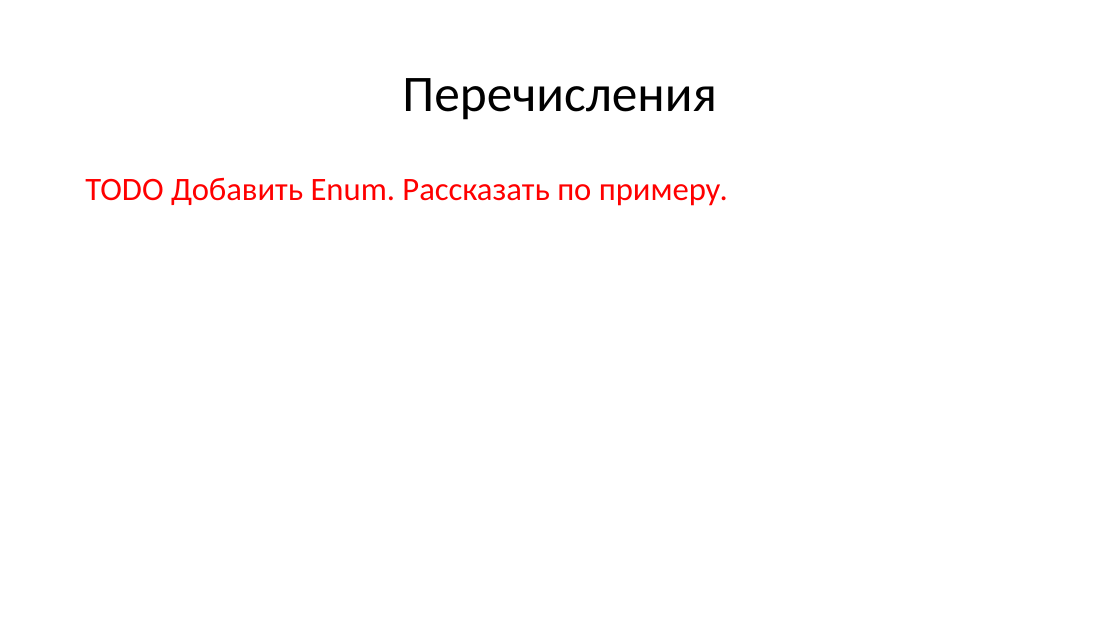
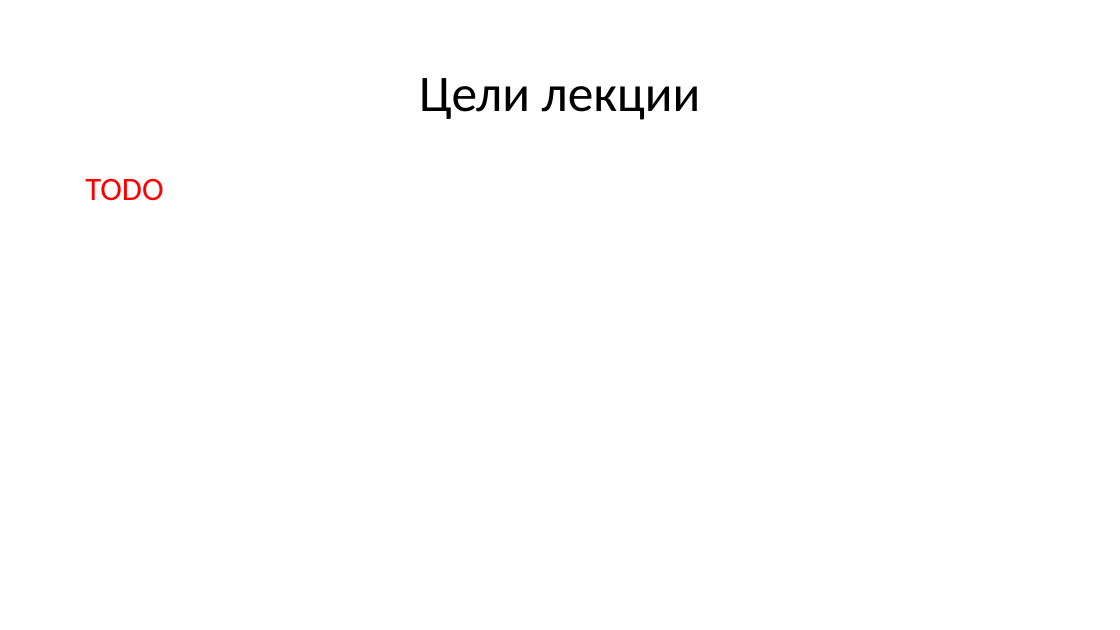
Before and after one commit to di-zhur/checkers, a slide deck: slide 1 of Java Core 2.pptx (slide 2 before the commit). Drawn at 1120x630 pixels with LibreOffice and Linux fonts; fonts in the diff are those of the drawing. Boxes give left, top, right and bottom in pixels: in the first picture for what was removed or moved away, otherwise in the second. Text is boxed around its words. In the diff, an @@ line names an element or a change of style, - is before the commit and + after.

```diff
--- a/Java Core 2.pptx
+++ b/Java Core 2.pptx
@@ title at [419,78,701,120]: text changed @@
-Перечисления
+Цели лекции
@@ text at [85,178,163,201]: text changed @@
-TODO Добавить Enum. Рассказать по примеру.
+TODO
```
Also in this commit, not shown: 5 other slides changed, 6 slides added, 7 slides removed.
